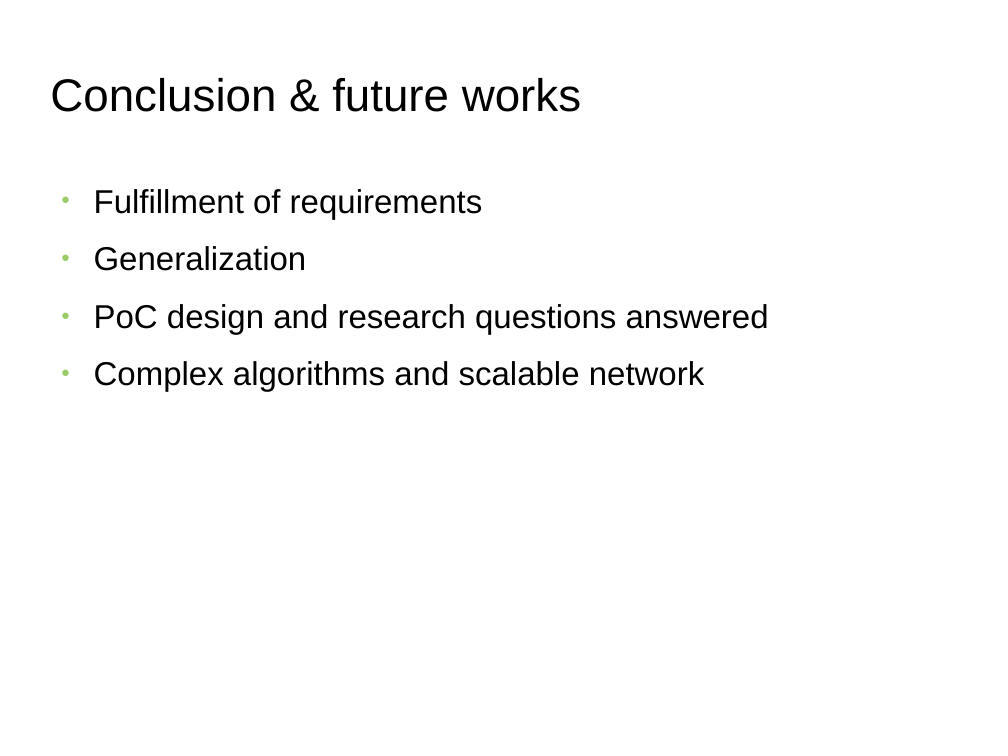
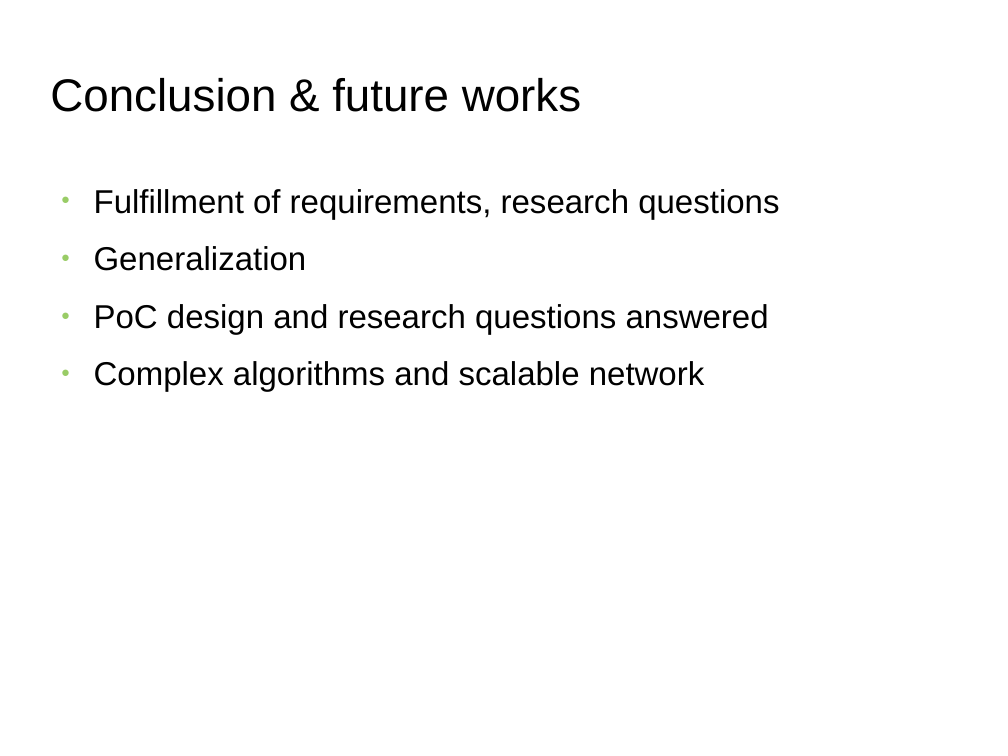
Before and after one commit to s2-t2/blockchain_reputation_system, a slide deck: slide 24 of documents/Presentation/Presentation.odp (slide 22 before the commit). Drawn at 1008x756 pixels with LibreOffice and Linux fonts; fonts in the diff are those of the drawing; background and template pictures are left out. Boxes give left, top, right and bottom in pixels: in the first picture for what was removed or moved away, otherwise in the second. Text is boxed around its words. In the diff, an @@ line names an element or a change of style, - is before the commit and + after.

```diff
--- a/documents/Presentation/Presentation.odp
+++ b/documents/Presentation/Presentation.odp
@@ text at (94, 189, 779, 219): text changed @@
-● Fulfillment of requirements
+● Fulfillment of requirements, research questions
```
Also in this commit, not shown: 6 other slides changed, 8 slides added, 6 slides removed, 8 other files.
